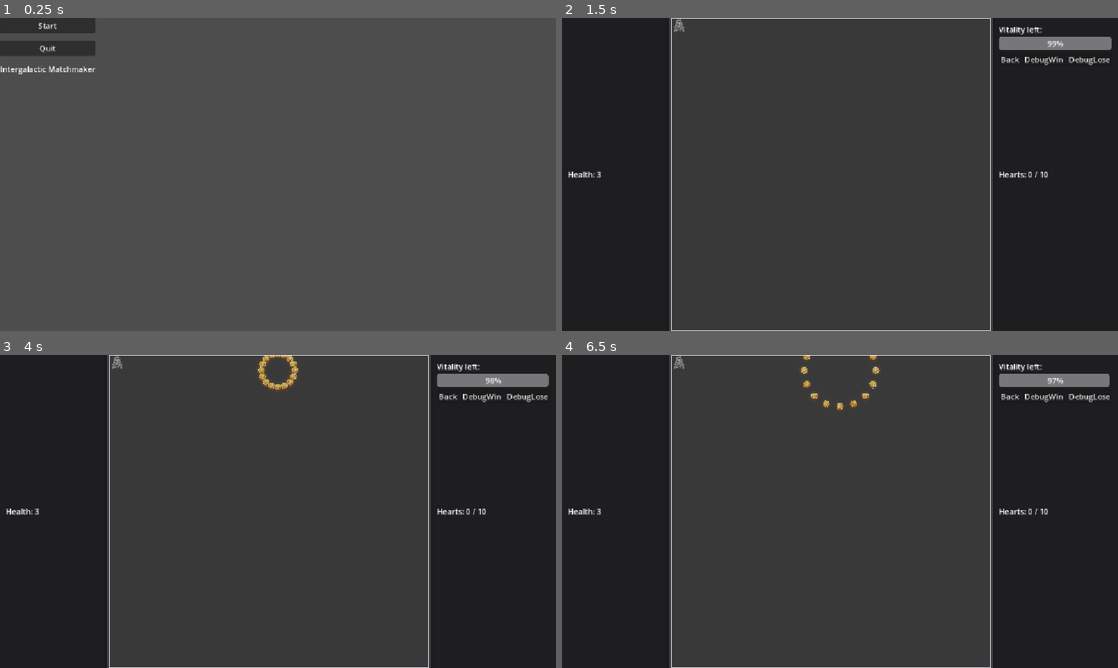
Above: before the commit, frames 1-4 (two rows, left to right).
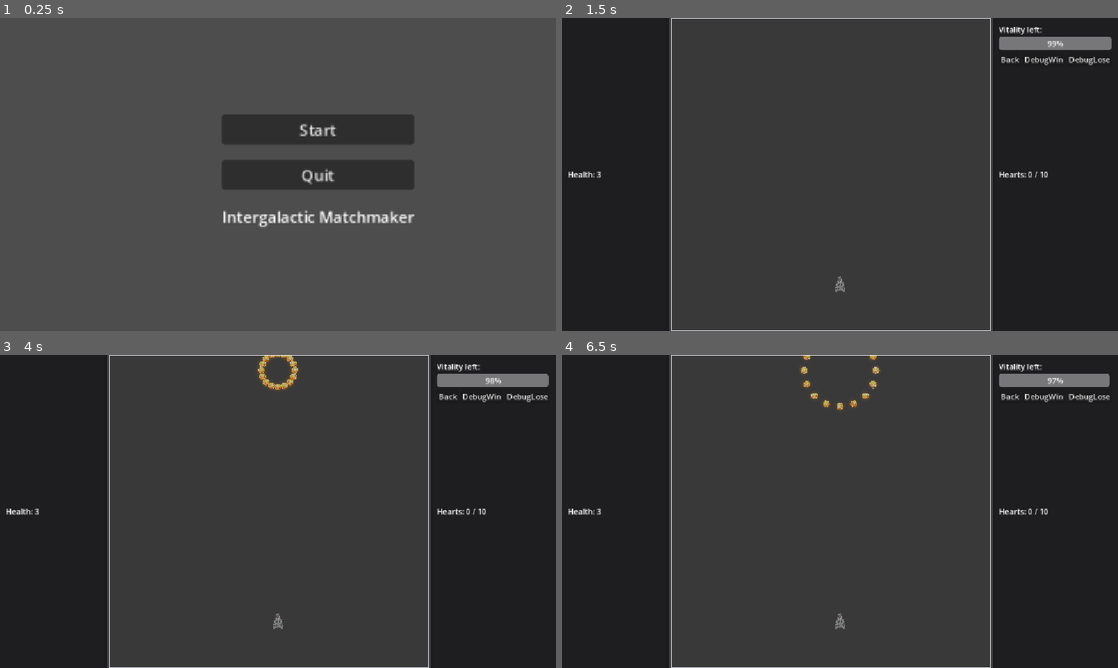
Above: after the commit, the same moments.

Repository: RobinPilt/UTGJ2025_c4
Game: Godot game, scene res://scenes/core/main.tscn
Same seed, same stepped clock (60 frames per second), same inputs: the game is played once before the commit and once after it.
Inputs:
- Up to frame 1 (0.25 s): no input
- Up to frame 2 (1.5 s): click "Start" at 0.5 s; click "[Easy] Foxa — Andross Chatty …" at 1.25 s
- Up to frame 3 (4 s): click "DebugWin" at 2 s; click "Marry" at 2.75 s; click "[Easy] Foxa — Andross Chatty …" at 3.5 s
- Up to frame 4 (6.5 s): click "DebugLose" at 4.25 s; click "Try again" at 5 s; click "[Easy] Foxa — Andross Chatty …" at 5.75 s

The runs differ from the first frame. In frame 1, 8.9% of the frame differs, in the area x 0-75%, y 0-67%; in frame 2, less than 0.1%; in frame 3, less than 0.1%; in frame 4, less than 0.1%.

Commit message:
Player starts at bottom

Diff:
--- a/koguja/scenes/minigame/PlayerShip.gd
+++ b/koguja/scenes/minigame/PlayerShip.gd
@@ -25,18 +25,22 @@
     add_to_group("player")
     viewport_size = get_viewport_rect().size
 
-    # Try to bind the spawner that owns playfield_rect
     if spawner_path != NodePath():
         _spawner = get_node_or_null(spawner_path)
 
-    # Track window size changes to keep fallback rect in sync
     var vp: Viewport = get_viewport()
     if vp:
         vp.size_changed.connect(_on_viewport_resized)
 
     _update_fallback_playfield()
 
-    # Ensure we start inside the playfield slice
+    # Set start position: center bottom of playfield
+    var r: Rect2 = _get_playfield_rect()
+    global_position = Vector2(
+        r.position.x + r.size.x * 0.5,
+        r.position.y + r.size.y * 0.85  # 0.85 is near the bottom, adjust as needed
+    )
+
     _clamp_to_playfield()
 
 func _on_viewport_resized() -> void:
--- a/koguja/scenes/ui/MainMenu.tscn
+++ b/koguja/scenes/ui/MainMenu.tscn
@@ -9,18 +9,19 @@
 anchor_bottom = 1.0
 grow_horizontal = 2
 grow_vertical = 2
-scale = Vector2(0.9924457, 1)
 script = ExtResource("1_vjtqc")
 
 [node name="CenterContainer" type="CenterContainer" parent="."]
 layout_mode = 0
-offset_right = 40.0
-offset_bottom = 40.0
+offset_left = 460.0
+offset_top = 200.0
+offset_right = 570.0
+offset_bottom = 317.0
+scale = Vector2(2, 2)
 
 [node name="VBoxContainer" type="VBoxContainer" parent="CenterContainer"]
 layout_mode = 2
 theme_override_constants/separation = 16
-alignment = 1
 
 [node name="StartButton" type="Button" parent="CenterContainer/VBoxContainer"]
 layout_mode = 2
Not shown, changed: koguja/assets/art/aquariusblush.png.import
Renamed: koguja/assets/art/aquarius.png -> koguja/assets/art/char/aquarius.png
Not shown, added: koguja/assets/art/char/aquarius.png.import
Renamed: koguja/assets/art/dragon.png -> koguja/assets/art/char/dragon.png
Not shown, added: koguja/assets/art/char/dragon.png.import
Renamed: koguja/assets/art/dragonblush.png -> koguja/assets/art/char/dragonblush.png
Not shown, changed: koguja/assets/art/char/dragonblush.png.import
Renamed: koguja/assets/art/serena.png -> koguja/assets/art/char/serena.png
Not shown, changed: koguja/assets/art/char/serena.png.import
Renamed: koguja/assets/art/valentin.png -> koguja/assets/art/char/valentin.png
Not shown, added: koguja/assets/art/char/valentin.png.import
Renamed: koguja/assets/art/victor.png -> koguja/assets/art/char/victor.png
(and 8 more such lines)
